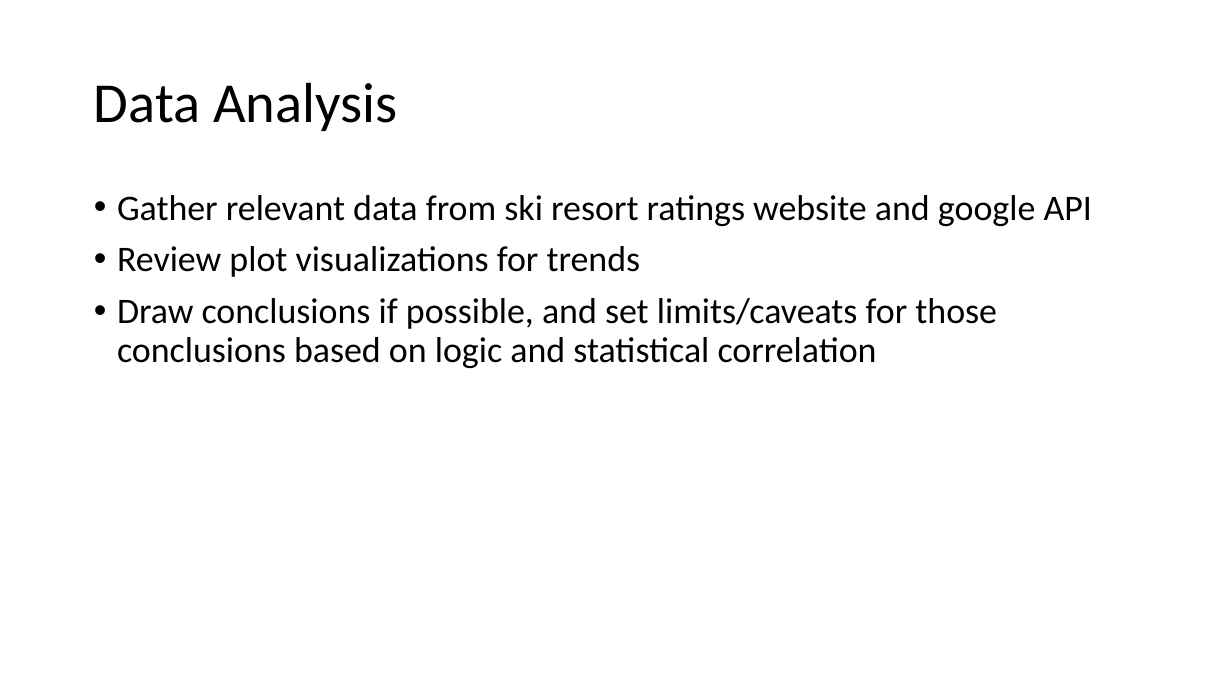
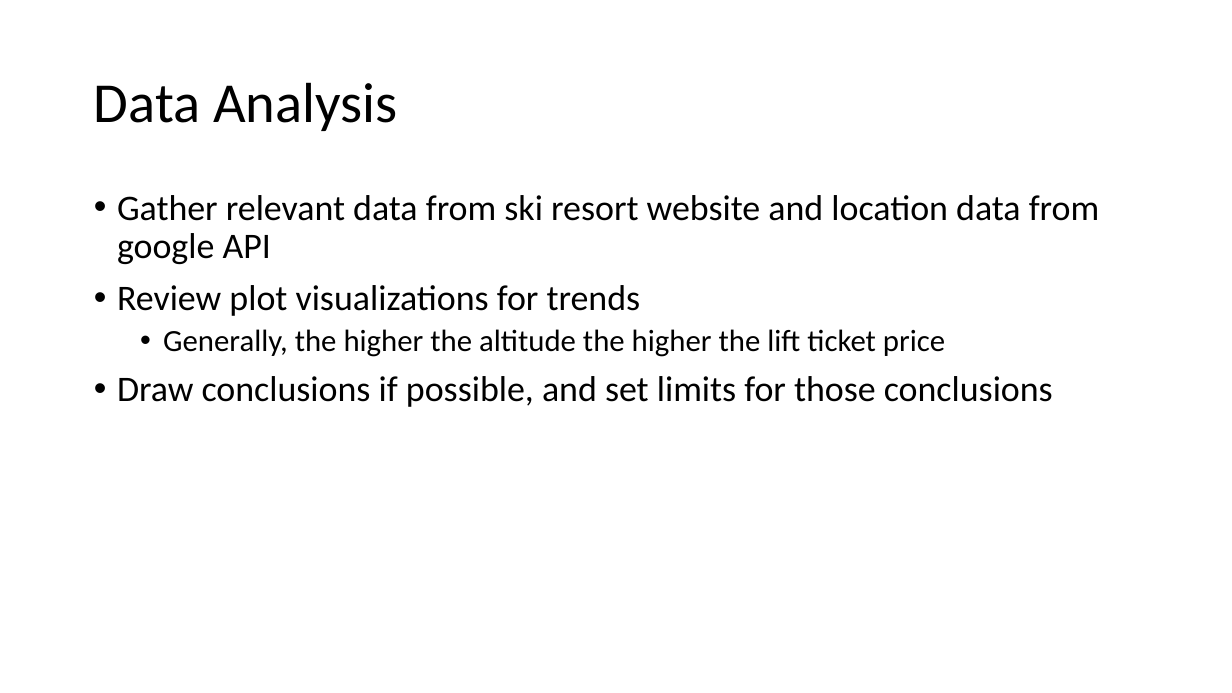
Before and after one commit to elu267/Group_Project_Unit18, a slide deck: slide 7 of PPT/Group_Presentation.pptx (slide 8 before the commit). Drawn at 1232x693 pixels with LibreOffice and Linux fonts; fonts in the diff are those of the drawing. Boxes give left, top, right and bottom in pixels: in the first picture for what was removed or moved away, otherwise in the second. Text is boxed around its words. In the diff, an @@ line names an element or a change of style, - is before the commit and + after.

```diff
--- a/PPT/Group_Presentation.pptx
+++ b/PPT/Group_Presentation.pptx
@@ text at (117, 195, 1100, 264): text changed @@
-• Gather relevant data from ski resort ratings website and google API
+• Gather relevant data from ski resort website and location data from google API
@@ text at (117, 329, 1053, 407): text changed; size 28 to 24 pt @@
-• Draw conclusions if possible, and set limits/caveats for those conclusions based on logic and statistical correlation
+  • Generally, the higher the altitude the higher the lift ticket price
+• Draw conclusions if possible, and set limits for those conclusions
```
Also in this commit, not shown: 6 other slides changed, 3 slides removed.
